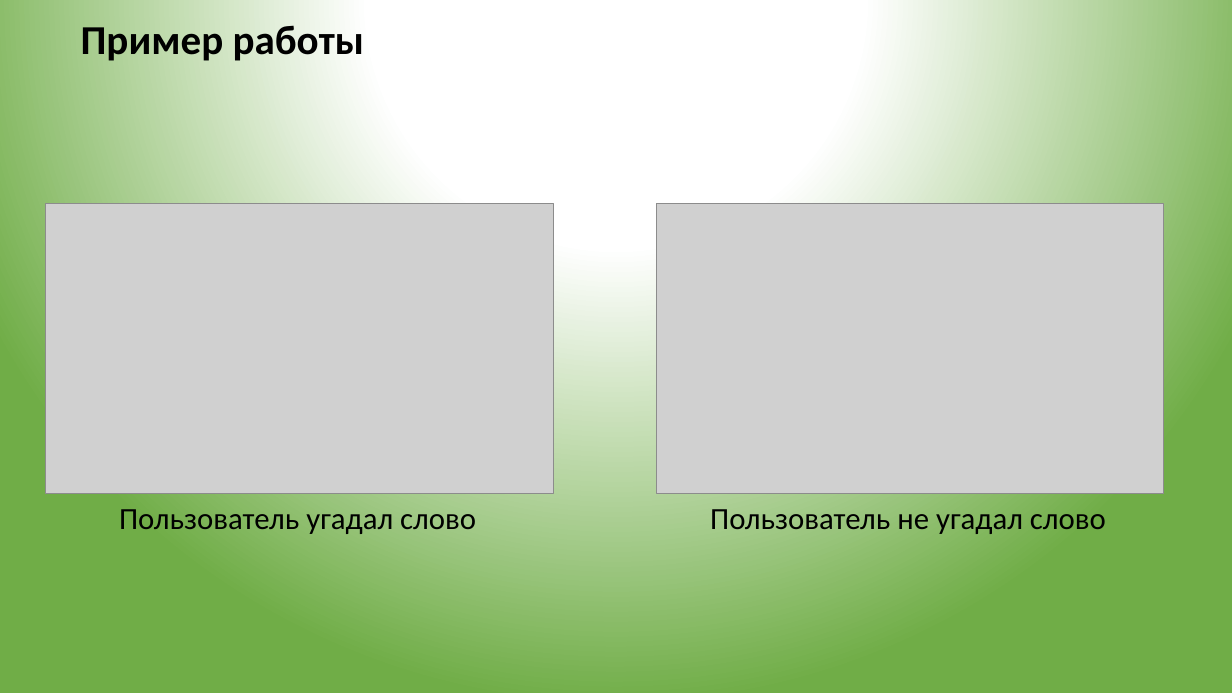
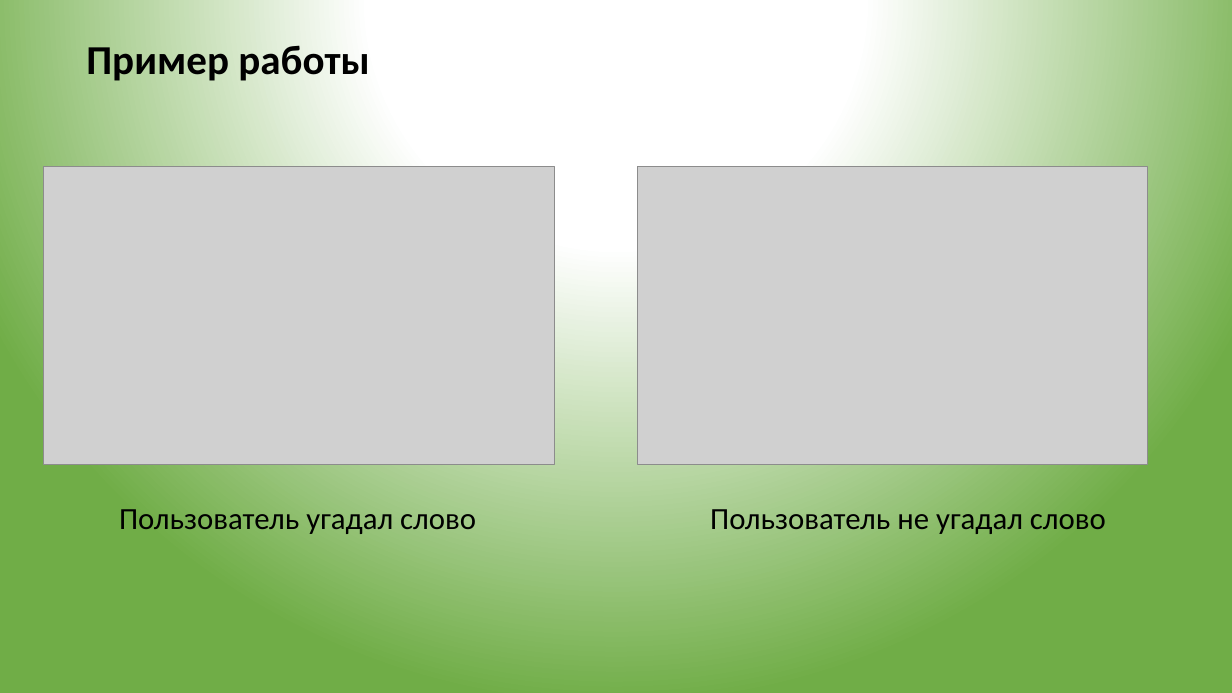
Before and after one commit to venterrsst/App-project, a slide deck: slide 6 of Проект_ОП03_Федоткина.pptx. Drawn at 1232x693 pixels with LibreOffice and Linux fonts; fonts in the diff are those of the drawing; grey boxes stand for pictures. Boxes give left, top, right and bottom in pixels: in the first picture for what was removed or moved away, otherwise in the second. Text is boxed around its words. In the diff, an @@ line names an element or a change of style, - is before the commit and + after.

```diff
--- a/Проект_ОП03_Федоткина.pptx
+++ b/Проект_ОП03_Федоткина.pptx
@@ title "Пример работы" rewrapped from (81, 25, 364, 61) to (86, 40, 369, 81) @@
@@ picture: place and size @@
-picture at (45, 203, 554, 494)
+picture at (44, 166, 555, 465)
@@ picture: place and size @@
-picture at (656, 203, 1164, 494)
+picture at (638, 166, 1148, 465)
```
Also in this commit, not shown: 5 other slides changed, 2 slides added, 2 slides removed, 1 other file.
